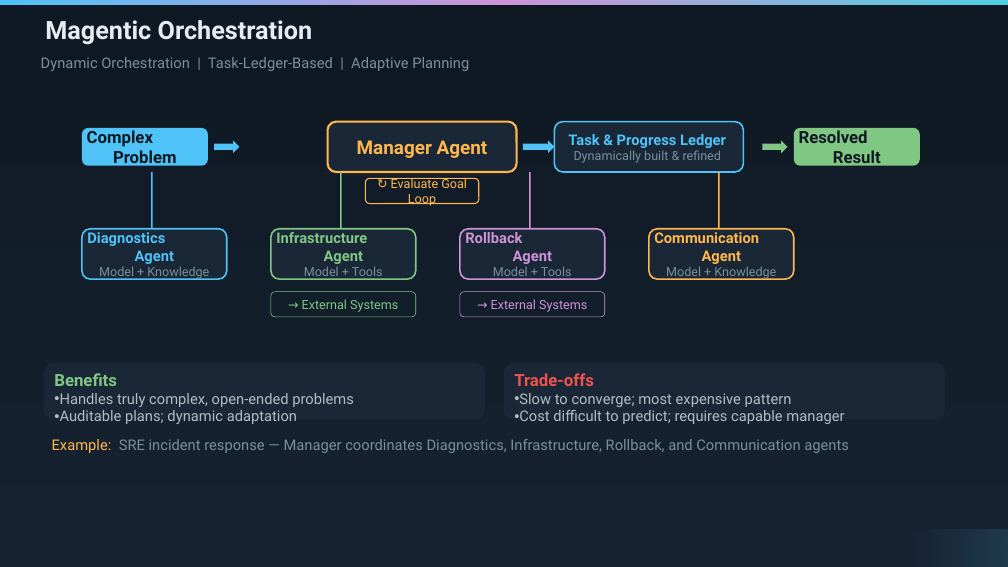
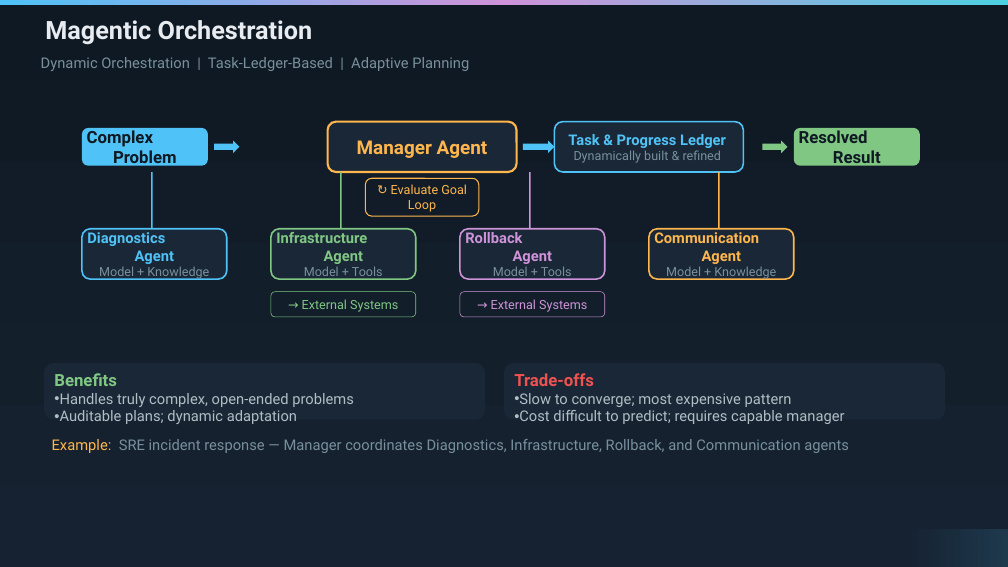
Before and after one commit to scgbear/multi-agent, a slide deck: slide 8 of Multi-Agent-Presentation.pptx. Drawn at 1008x567 pixels with LibreOffice and Linux fonts; fonts in the diff are those of the drawing. Boxes give left, top, right and bottom in pixels: in the first picture for what was removed or moved away, otherwise in the second. Text is boxed around its words. In the diff, an @@ line names an element or a change of style, - is before the commit and + after.

```diff
--- a/Multi-Agent-Presentation.pptx
+++ b/Multi-Agent-Presentation.pptx
@@ rounded rectangle "↻ Evaluate Goal Loop": place and size @@
-rounded rectangle "↻ Evaluate Goal Loop" at [365,178,479,203]
+rounded rectangle "↻ Evaluate Goal Loop" at [365,178,479,216]
```
Also in this commit, not shown: 3 other slides changed.
